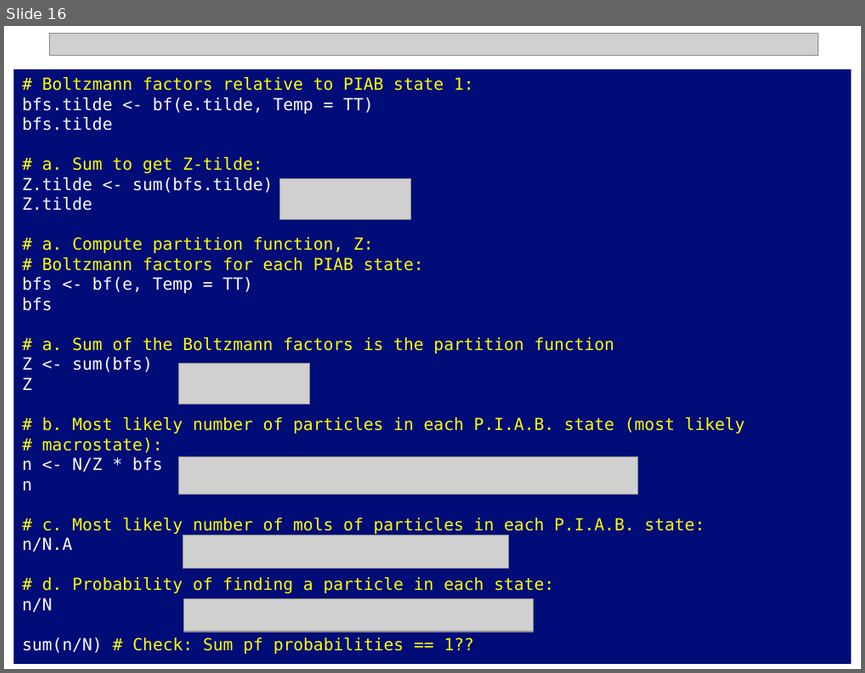
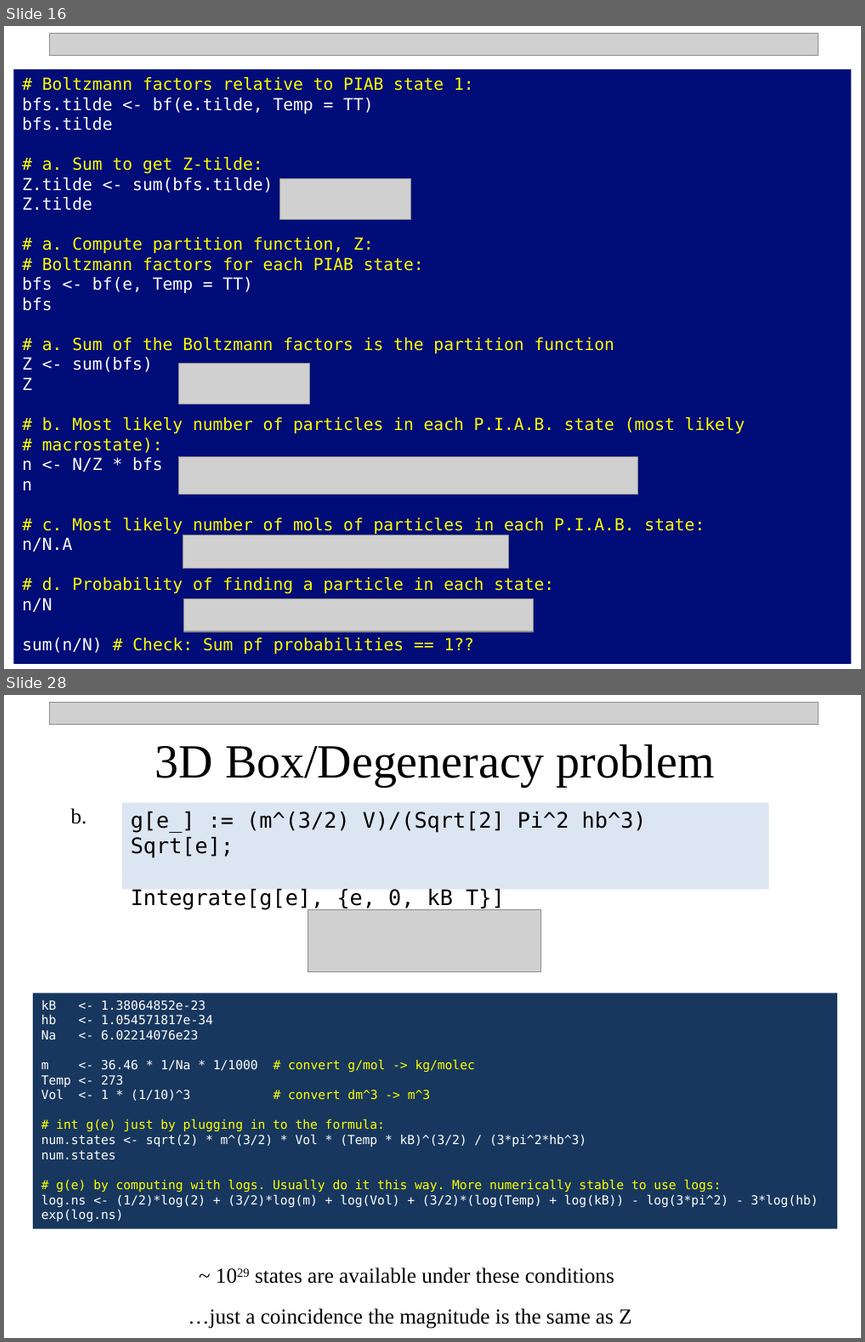
Before and after one commit to npetraco/CHE302, a slide deck: Notes/6_boltzmann.pptx. Shown one above the other, each under a label of ours: slide 16 before the commit, slides 16 and 28 after it; the slides between them are not shown. The pictures are 865x673 and 865x1342 pixels, drawn with LibreOffice and Linux fonts; fonts in the diff are those of the drawing; grey boxes stand for pictures. Boxes give left, top, right and bottom in pixels: in the first picture for what was removed or moved away, otherwise in the second. Text is boxed around its words. In the diff, an @@ line names an element or a change of style, - is before the commit and + after.

```diff
--- a/Notes/6_boltzmann.pptx
+++ b/Notes/6_boltzmann.pptx
@@ slide 28 added at box(4, 695, 861, 1338), background #FFFFFF @@
@@ picture added at box(49, 702, 818, 724) @@
@@ text added at box(155, 744, 715, 786), 40 pt, text #000000 @@
+3D Box/Degeneracy problem
@@ text added at box(71, 808, 87, 824), 18 pt, text #000000 @@
+b.
@@ rectangle added at box(122, 803, 769, 890), fill #DCE6F2, 18 pt, text #000000 @@
+g[e_] := (m^(3/2) V)/(Sqrt[2] Pi^2 hb^3) Sqrt[e];
+Integrate[g[e], {e, 0, kB T}]
@@ picture added at box(308, 910, 540, 972) @@
@@ rectangle added at box(33, 993, 838, 1229), fill #17375E, 10.5 pt, text #FFFFFF @@
+kB <- 1.38064852e-23
+hb <- 1.054571817e-34
+Na <- 6.02214076e23
+m <- 36.46 * 1/Na * 1/1000 # convert g/mol -> kg/molec
+Temp <- 273
+Vol <- 1 * (1/10)^3 # convert dm^3 -> m^3
+# int g(e) just by plugging in to the formula:
+num.states <- sqrt(2) * m^(3/2) * Vol * (Temp * kB)^(3/2) / (3*pi^2*hb^3)
+num.states
+# g(e) by computing with logs. Usually do it this way. More numerically stable to use logs:
+log.ns <- (1/2)*log(2) + (3/2)*log(m) + log(Vol) + (3/2)*(log(Temp) + log(kB)) - log(3*pi^2) - 3*log(hb)
+exp(log.ns)
@@ text added at box(255, 1267, 614, 1283), 18 pt, text #000000 @@
+~ 1029 states are available under these conditions
@@ text added at box(188, 1308, 631, 1328), 18 pt, text #000000 @@
+…just a coincidence the magnitude is the same as Z
```
Also in this commit, not shown: 7 slides changed, 13 other slides added.
